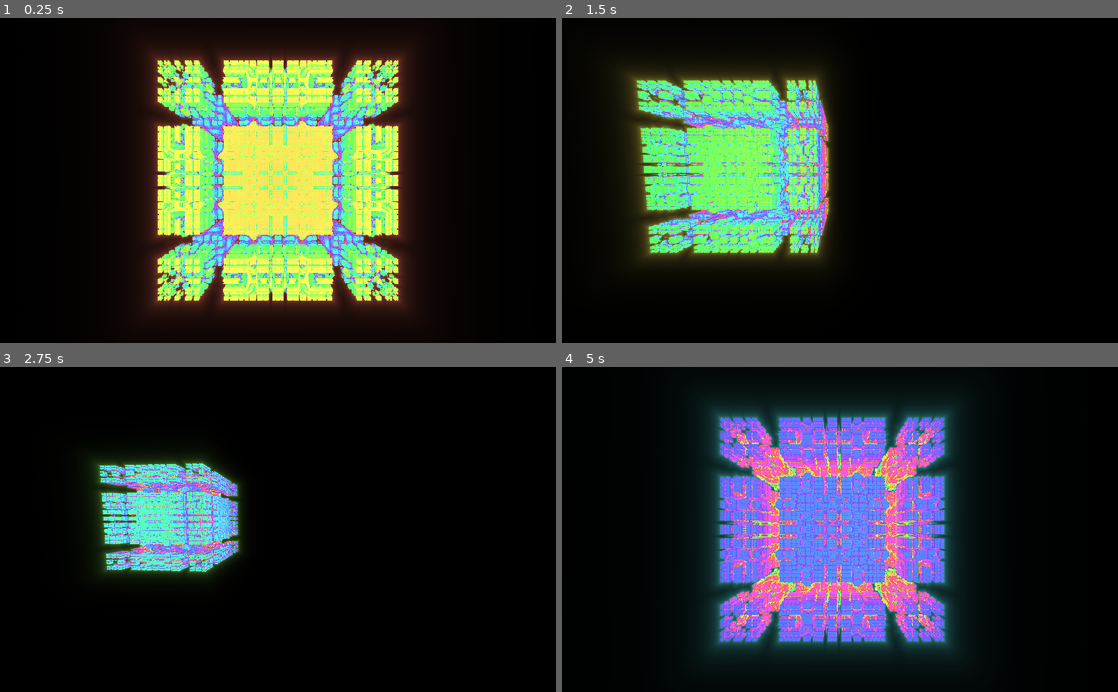
Above: before the commit, frames 1-4 (two rows, left to right).
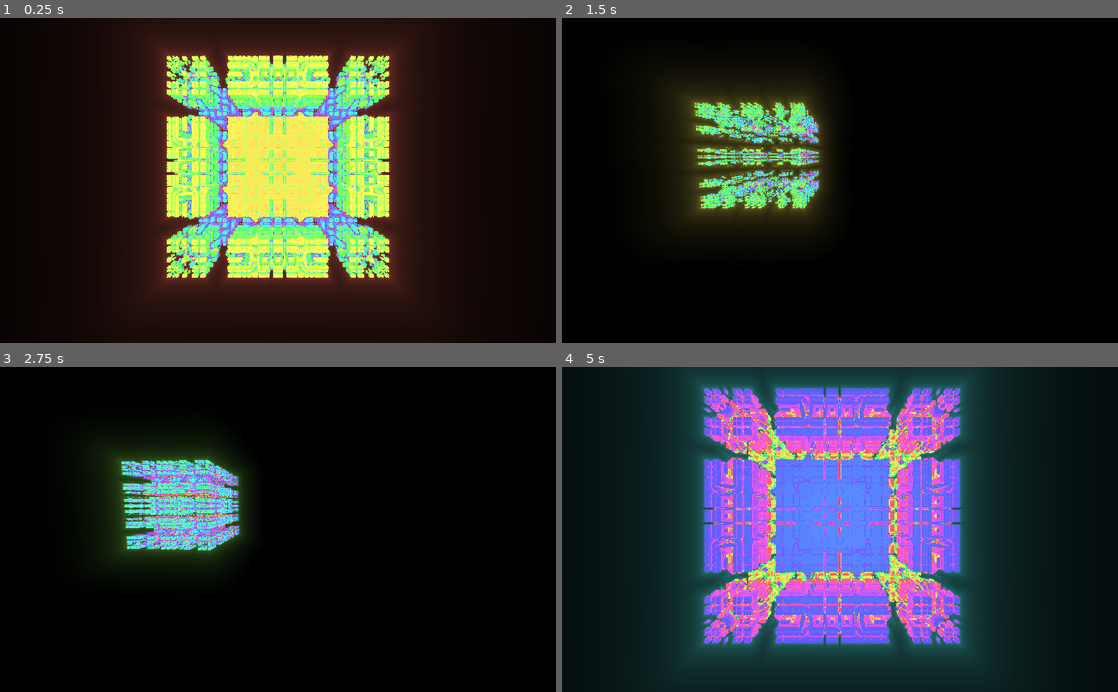
Above: after the commit, the same moments.

Repository: kiwijuice56/web-mandelbox
Game: Godot game, scene res://main/FractalNavigation.tscn
Two runs of this game, one before a commit and one after it. Both use one fixed random seed, a clock stepped at 60 frames per second and the inputs below.
Inputs (mouse positions are in pixels of both pictures, inside the frame that each line leads up to):
- Up to frame 1 (0.25 s): no input
- Up to frame 2 (1.5 s): move the mouse to (962, 164) at 0.52 s; hold D (move_right) 0.53-1.28 s; hold R (randomize, bound only after the commit) 0.53-1.28 s; move the mouse to (728, 196) at 1.27 s; hold S (move_backward) from 1.28 s (still down); tap Down (camera_down) at 1.35 s
- Up to frame 3 (2.75 s): tap R (randomize, bound only after the commit) at 1.55 s; move the mouse to (333, 458) at 2.02 s; release S (move_backward) at 2.03 s; hold D (move_right) from 2.03 s (still down); hold R (randomize, bound only after the commit) from 2.03 s (still down); tap Left (camera_left) at 2.1 s
- Up to frame 4 (5 s): move the mouse to (812, 594) at 2.77 s; release D (move_right) at 2.78 s; release R (randomize, bound only after the commit) at 2.78 s; hold W (move_forward) 2.78-3.53 s; tap Right (camera_right) at 2.85 s; tap R (randomize, bound only after the commit) at 3.05, 4.55 s; move the mouse to (1006, 578) at 3.52 s; hold R (randomize, bound only after the commit) 3.53-4.28 s; hold A (move_left) from 3.53 s (still down); tap Up (camera_up) at 3.6 s; move the mouse to (673, 480) at 4.27 s; tap L (mouse_lock) at 4.35 s

The runs differ from the first frame. In frame 1, 29% of the frame differs, in the area x 27-73%, y 3-89%; in frame 2, 20%; in frame 3, 8.4%; in frame 4, 63%, in the area x 13-84%, y 0-100%.

Commit message:
Refactored code, added randomizer

Diff:
--- a/main/FractalNavigation.tscn
+++ b/main/FractalNavigation.tscn
@@ -8,10 +8,17 @@
 shader = ExtResource( 3 )
 shader_param/cam_pos = Vector3( 8, 8, 9 )
 shader_param/cam_mat = Basis( 0, 0, 0, 0, 0, 0, 0, 0, 0 )
-shader_param/fov = 90.0
-shader_param/width = 0.3
-shader_param/height = 0.1
-shader_param/SHIMMER_SPEED = 0.1
+shader_param/fov = 95.0
+shader_param/width = 1024.0
+shader_param/height = 1024.0
+shader_param/shimmer_speed = 0.1
+shader_param/scale_speed = 0.5
+shader_param/scale_range = 0.25
+shader_param/scale_center = 2.25
+shader_param/glow_range = 0.1
+shader_param/collision_threshold = 0.0013
+shader_param/universe_size = 16.0
+shader_param/runaway_threshold = 24.0
 
 [node name="FractalNavigation" type="ColorRect"]
 material = SubResource( 1 )
--- a/main/fractal_navigation.gd
+++ b/main/fractal_navigation.gd
@@ -14,3 +14,6 @@
 			Input.set_mouse_mode(Input.MOUSE_MODE_VISIBLE)
 		else:
 			Input.set_mouse_mode(Input.MOUSE_MODE_CAPTURED)
+	if event.is_action_pressed("randomize", false):
+		material.set_shader_param("scale_range", rand_range(0.5, 1.5))
+		material.set_shader_param("scale_center", rand_range(1.75, 3.0))
--- a/main/mandelbox_fractal.gdshader
+++ b/main/mandelbox_fractal.gdshader
@@ -1,20 +1,26 @@
 shader_type canvas_item;
 
-// Camera params
+// Camera state, set by fractal_navigation.gd
 uniform vec3 cam_pos = vec3(0.0);
-uniform mat3 cam_mat = mat3(0.0);
-uniform float fov = 90.0;
+uniform mat3 cam_mat = mat3(0.0); // The camera basis matrix
+uniform float fov = 95.0;
 
-// Screen size
-uniform float width = 0.3;
-uniform float height = 0.1;
+// Screen size, set by set by fractal_navigation.gd
+uniform float width = 1024.0;
+uniform float height = 1024.0;
 
-// Misc constants that shouldn't change during runtime
-uniform float SHIMMER_SPEED = 0.1;
-const float COLLISION_THRESHOLD = 13e-4;
-const int MAX_ITER = 128;
-const float UNIVERSE_SIZE = 16.0;
-const float RUNAWAY_THRESHOLD = 24.0;
+// Animation uniforms
+uniform float shimmer_speed = 0.1;
+uniform float scale_speed = 0.5;
+uniform float scale_range = 0.25;
+uniform float scale_center = 2.25;
+uniform float glow_range = 0.1;
+
+// Calculation uniforms
+uniform float collision_threshold = 13e-4;
+uniform float universe_size = 16.0;
+uniform float runaway_threshold = 24.0;
+
 const float PI = 3.1415926535897932384626433832795;
 
 // http://lolengine.net/blog/2013/07/27/rgb-to-hsv-in-glsl
@@ -43,34 +49,38 @@
 
 // http://blog.hvidtfeldts.net/index.php/2011/11/distance-estimated-3d-fractals-vi-the-mandelbox/
 float mandelbox_de(vec3 p) {
-	// Uncomment for infinite mandelbox (causes lag :{ though)
+	// Uncomment for infinite mandelbox
 	//p = mod(p, UNIVERSE_SIZE) - vec3(8.0);
 	float dz = 1.0;
-	vec3 o = p;
-	float scale = sin(TIME / 2.0) * 0.35 + 2.25;
+	vec3 original = p;
+	float scale = sin(TIME * scale_speed) * scale_range + scale_center;
 	for (int i = 0; i < 10; i++) {
 		box_fold(p);
 		sphere_fold(p, dz);
-		p = p * scale + o;
+		p = p * scale + original;
 		dz = dz * scale + 1.0;
 	}
 	return length(p) / dz;
 }
 
-int march(inout vec3 ray_pos, vec3 ray_dir, int max_iter, inout float closest_dist) {
-	float dist = UNIVERSE_SIZE;
+int march(inout vec3 ray_pos, vec3 ray_dir, inout float closest_dist) {
+	float dist = universe_size;
 	int iter = 0;
+	// WebGL has a limitation that won't allow the shader to compile
+	// if a non-constant is used in for-loops; 128 is `MAX_ITER`
 	for (int i = 0; i < 128; i++) {
 		dist = abs(mandelbox_de(ray_pos));
 		closest_dist = min(closest_dist, dist);
 		ray_pos += ray_dir * dist;
 
-		if (dist > RUNAWAY_THRESHOLD) {
+		// We can quit marching early if we are extremely far from the fractal
+		if (dist > runaway_threshold) {
 			iter = 128;
 			break;
 		}
 
-		if (dist < COLLISION_THRESHOLD)
+		// Once we are close enough to the fractal, we say we "collided" with it
+		if (dist < collision_threshold)
 			break;
 		iter++;
 	}
@@ -79,19 +89,24 @@
 
 // https://www.scratchapixel.com/lessons/3d-basic-rendering/ray-tracing-generating-camera-rays/generating-camera-rays.html
 void fragment() {
+	// Take the pixel position (UV) and convert it into a ray direction based
+	// on the camera's orientation
 	vec3 ray_pos = cam_pos;
 	float aspect = width / height;
-	float pX = (2.0 * UV.x - 1.0) * tan(fov / 2.0 * PI / 180.0) * aspect;
-	float pY = (1.0 - 2.0 * UV.y * tan(fov / 2.0 * PI / 180.0));
-	vec3 ray_dir = vec3(pX, pY, -1);
+	float px = (2.0 * UV.x - 1.0) * tan(fov / 2.0 * PI / 180.0) * aspect;
+	float py = (1.0 - 2.0 * UV.y * tan(fov / 2.0 * PI / 180.0));
+	vec3 ray_dir = vec3(px, py, -1);
 	ray_dir = cam_mat * normalize(ray_dir);
 
-	float closest_dist = UNIVERSE_SIZE;
-	int iter = march(ray_pos, ray_dir, MAX_ITER, closest_dist);
+	float closest_dist = universe_size;
+	int iter = march(ray_pos, ray_dir, closest_dist);
 
-	vec3 col = hsv2rgb(vec3(float(iter) / float(MAX_ITER) + TIME * SHIMMER_SPEED, 0.65, 1.0));
-	if (iter < MAX_ITER)
+	vec3 col = hsv2rgb(vec3(float(iter) / 128.0 + TIME * shimmer_speed, 0.65, 1.0));
+
+	// Color the fractal if we collided with it, otherwise create a glow with
+	// the closest we ever got to the fractal
+	if (iter < 128)
 		COLOR.rgb =  col;
 	else
-		COLOR.rgb = col * pow(1.0 - pow(closest_dist, 0.25), 2.5);
+		COLOR.rgb = col * (1.0 - pow(closest_dist, glow_range));
 }
--- a/project.godot
+++ b/project.godot
@@ -77,6 +77,11 @@
 "events": [ Object(InputEventKey,"resource_local_to_scene":false,"resource_name":"","device":0,"alt":false,"shift":false,"control":false,"meta":false,"command":false,"pressed":false,"scancode":0,"physical_scancode":76,"unicode":0,"echo":false,"script":null)
  ]
 }
+randomize={
+"deadzone": 0.5,
+"events": [ Object(InputEventKey,"resource_local_to_scene":false,"resource_name":"","device":0,"alt":false,"shift":false,"control":false,"meta":false,"command":false,"pressed":false,"scancode":0,"physical_scancode":82,"unicode":0,"echo":false,"script":null)
+ ]
+}
 
 [physics]
 
Not shown, changed: docs/index.html
Not shown, changed: docs/index.pck
